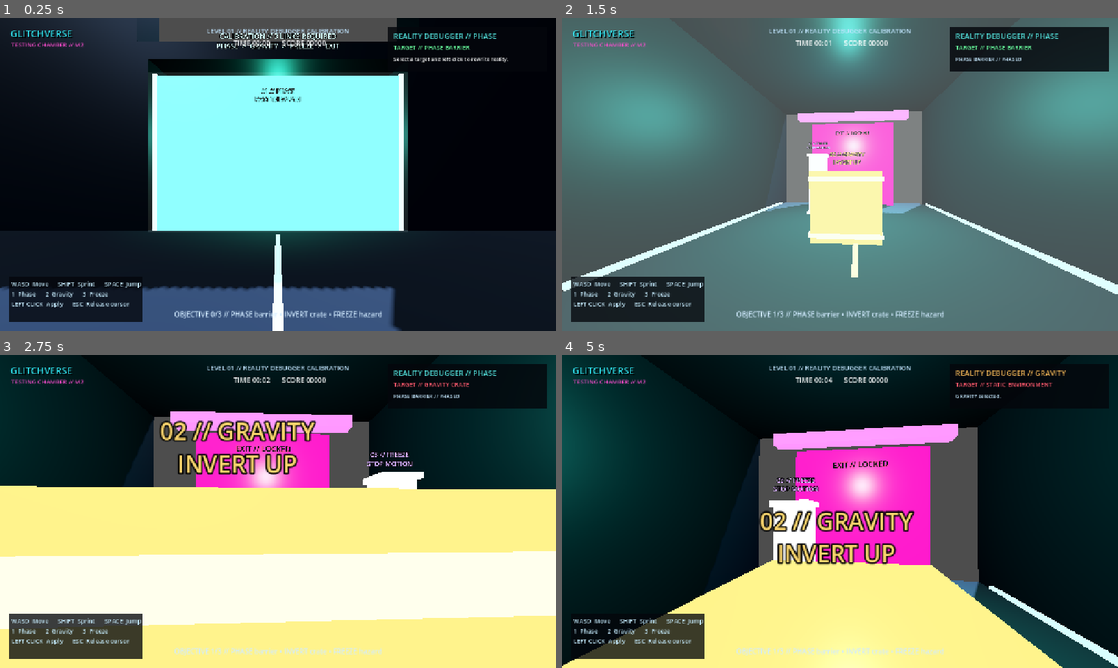
Above: before the commit, frames 1-4 (two rows, left to right).
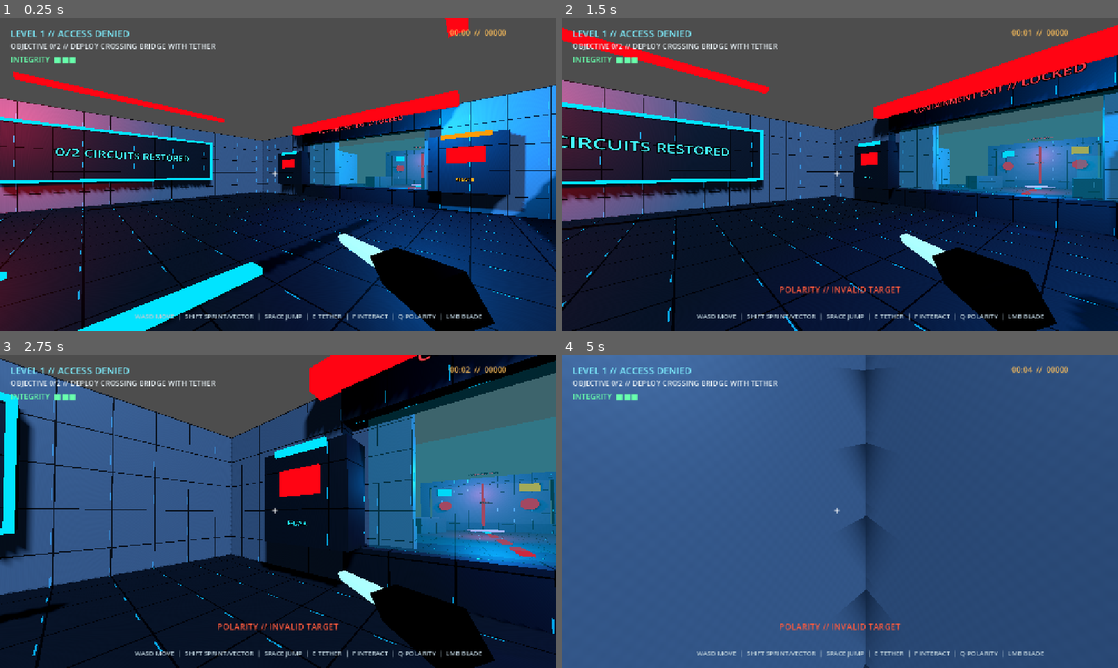
Above: after the commit, the same moments.

Repository: ZappyBoi2007/GlitchVerse
Game: Godot game, scene res://main.tscn
The game is run twice, just before and just after one commit, with the same random seed, the same clock (stepped at 60 frames per second) and the same inputs.
Inputs (mouse positions are in pixels of both pictures, inside the frame that each line leads up to):
- Up to frame 1 (0.25 s): no input
- Up to frame 2 (1.5 s): tap Enter at 0.5 s; move the mouse to (867, 174) at 0.52 s; hold Q (polarity) 0.53-1.28 s; hold W (move_forward) from 0.53 s (still down); click (867, 174) at 0.67 s; tap Space (jump) at 0.77 s; move the mouse to (812, 174) at 1.27 s; tap E (grapple) at 1.35 s
- Up to frame 3 (2.75 s): keep holding W (move_forward); tap Space (jump) at 1.52 s; tap Q (polarity) at 1.55, 2.3 s; move the mouse to (289, 505) at 2.02 s; hold F (interact) from 2.03 s (still down)
- Up to frame 4 (5 s): keep holding W (move_forward); move the mouse to (834, 517) at 2.77 s; release F (interact) at 2.78 s; tap Q (polarity) at 2.85, 3.8, 4.55 s; click (834, 517) at 2.92 s; tap Space (jump) at 3.02, 3.77, 4.52 s; move the mouse to (878, 514) at 3.52 s; hold 3 (select_freeze) 3.53-4.28 s; move the mouse to (795, 508) at 4.27 s; tap 2 (select_gravity) at 4.35 s

The runs differ from the first frame. In frame 1, 87% of the frame differs, in the area x 0-100%, y 0-100%; in frame 2, 88%; in frame 3, 96%; in frame 4, 100%.

Commit message:
feat(campaign): connect progression and fallback UI

Diff:
--- a/main.tscn
+++ b/main.tscn
@@ -1,16 +1,19 @@
-[gd_scene load_steps=5 format=3]
+[gd_scene load_steps=8 format=3]
 
-[ext_resource type="PackedScene" path="res://levels/test_chamber.tscn" id="1_level"]
-[ext_resource type="PackedScene" path="res://player/player.tscn" id="2_player"]
-[ext_resource type="PackedScene" path="res://ui/hud.tscn" id="3_hud"]
-[ext_resource type="Script" path="res://systems/game_flow_manager.gd" id="4_flow"]
+[ext_resource type="PackedScene" path="res://levels/access_denied/access_denied_system_breach_level.tscn" id="1_level"]
+[ext_resource type="PackedScene" path="res://levels/inverted/inverted_level.tscn" id="2_level"]
+[ext_resource type="PackedScene" path="res://levels/clock_failure/clock_failure_level.tscn" id="3_level"]
+[ext_resource type="PackedScene" path="res://levels/kernel_panic/kernel_panic_level.tscn" id="4_level"]
+[ext_resource type="PackedScene" path="res://player/action_player.tscn" id="5_player"]
+[ext_resource type="PackedScene" path="res://ui/campaign_hud.tscn" id="6_hud"]
+[ext_resource type="Script" path="res://systems/game_flow_manager.gd" id="7_flow"]
 
 [node name="Main" type="Node"]
-script = ExtResource("4_flow")
-level_scenes = Array[PackedScene]([ExtResource("1_level")])
+script = ExtResource("7_flow")
+level_scenes = Array[PackedScene]([ExtResource("1_level"), ExtResource("2_level"), ExtResource("3_level"), ExtResource("4_level")])
 
 [node name="LevelContainer" type="Node" parent="."]
 
-[node name="Player" parent="." instance=ExtResource("2_player")]
+[node name="Player" parent="." instance=ExtResource("5_player")]
 
-[node name="HUD" parent="." instance=ExtResource("3_hud")]
+[node name="CampaignHUD" parent="." instance=ExtResource("6_hud")]
--- a/tests/audio_foundation_checks.gd
+++ b/tests/audio_foundation_checks.gd
@@ -35,7 +35,8 @@
 		&"footstep", &"jump", &"land", &"puzzle_complete", &"victory",
 		&"fragment_pickup", &"fragment_requirement", &"grapple_attach",
 		&"vector_run_start", &"vector_wall_jump",
-		&"sword_swing", &"sword_hit", &"construct_attack", &"bridge_deploy"
+		&"sword_swing", &"sword_hit", &"construct_attack", &"bridge_deploy",
+		&"rewire_switch", &"relay_restore", &"polarity_shift", &"shutdown"
 	]:
 		check(bool(audio.call("has_event", event_name)), "%s event is registered" % event_name)
 
--- a/tests/final_campaign_checks.gd
+++ b/tests/final_campaign_checks.gd
@@ -29,6 +29,7 @@
 	await _check_level_two()
 	await _check_level_three()
 	await _check_level_four()
+	await _check_campaign_progression()
 	print("FINAL CAMPAIGN CHECKS: %d checks, %d failures" % [checks, failures.size()])
 	quit(0 if failures.is_empty() else 1)
 
@@ -166,3 +167,34 @@
 	check(flow.flow_state == GameFlowManager.STATE_VICTORY, "KERNEL PANIC isolated preview reaches victory")
 	flow.queue_free()
 	await settle(3)
+
+
+func _check_campaign_progression() -> void:
+	var main_scene := load("res://main.tscn") as PackedScene
+	var flow := main_scene.instantiate() as GameFlowManager
+	flow.level_transition_delay = 0.0
+	root.add_child(flow)
+	await settle(14)
+	var expected_paths := [
+		"res://levels/access_denied/access_denied_system_breach_level.tscn",
+		"res://levels/inverted/inverted_level.tscn",
+		"res://levels/clock_failure/clock_failure_level.tscn",
+		"res://levels/kernel_panic/kernel_panic_level.tscn",
+	]
+	check(flow.level_scenes.size() == 4, "main registers exactly four campaign levels")
+	for index in range(expected_paths.size()):
+		check(flow.level_scenes[index].resource_path == expected_paths[index], "campaign level %d path is correct" % (index + 1))
+	check(flow.current_level is AccessDeniedSystemBreachLevel, "F5 campaign begins in ACCESS DENIED")
+	for level_index in range(4):
+		check(flow.current_level_index == level_index, "campaign reaches level index %d" % level_index)
+		flow.current_level.mark_puzzle_completed()
+		flow.current_level.mark_exit_unlocked()
+		flow.current_level.finish_level()
+		await settle(12)
+	check(flow.flow_state == GameFlowManager.STATE_VICTORY, "fourth completion produces final campaign victory")
+	check(flow.total_score >= 400, "campaign accumulates nonzero scored results")
+	flow.replay_game()
+	await settle(14)
+	check(flow.current_level_index == 0 and flow.total_score == 0, "replay resets score and returns to Level 1")
+	flow.queue_free()
+	await settle(3)
--- a/tests/integration_checks.gd
+++ b/tests/integration_checks.gd
@@ -42,7 +42,9 @@
 	return packed
 
 func _run() -> void:
-	var flow = load("res://main.tscn").instantiate()
+	# The production main now owns the four-level action campaign. Keep this
+	# regression's original debugger contracts isolated in their exact fixture.
+	var flow = load("res://tests/legacy_main_fixture.tscn").instantiate()
 	root.add_child(flow)
 	await settle()
 	check(flow.flow_state == &"playing", "main starts playing")
@@ -218,7 +220,7 @@
 	check(flow.flow_state == &"failed", "falling below kill height triggers failure")
 	flow.queue_free()
 	await settle()
-	var menu_flow = load("res://main.tscn").instantiate()
+	var menu_flow = load("res://tests/legacy_main_fixture.tscn").instantiate()
 	menu_flow.auto_start = false
 	root.add_child(menu_flow)
 	await settle()
--- /dev/null
+++ b/tests/legacy_main_fixture.tscn
@@ -0,0 +1,13 @@
+[gd_scene load_steps=5 format=3]
+
+[ext_resource type="PackedScene" path="res://levels/test_chamber.tscn" id="1_level"]
+[ext_resource type="PackedScene" path="res://player/player.tscn" id="2_player"]
+[ext_resource type="PackedScene" path="res://ui/hud.tscn" id="3_hud"]
+[ext_resource type="Script" path="res://systems/game_flow_manager.gd" id="4_flow"]
+
+[node name="LegacyMainFixture" type="Node"]
+script = ExtResource("4_flow")
+level_scenes = Array[PackedScene]([ExtResource("1_level")])
+[node name="LevelContainer" type="Node" parent="."]
+[node name="Player" parent="." instance=ExtResource("2_player")]
+[node name="HUD" parent="." instance=ExtResource("3_hud")]
Not shown, added: export_presets.cfg
Not shown, changed: .gitignore
Not shown, changed: docs/FINAL_CAMPAIGN_HANDOFF.md
